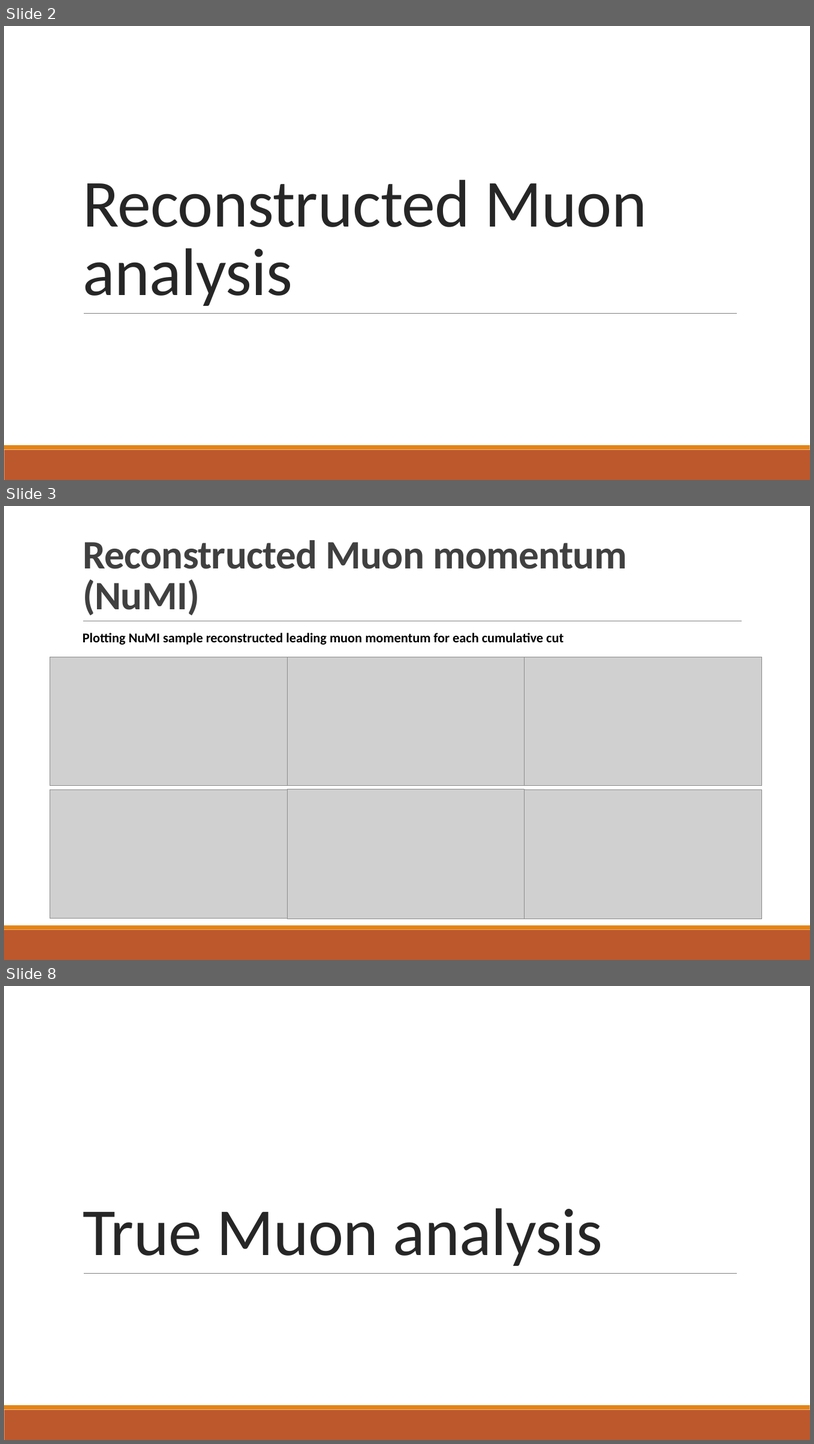
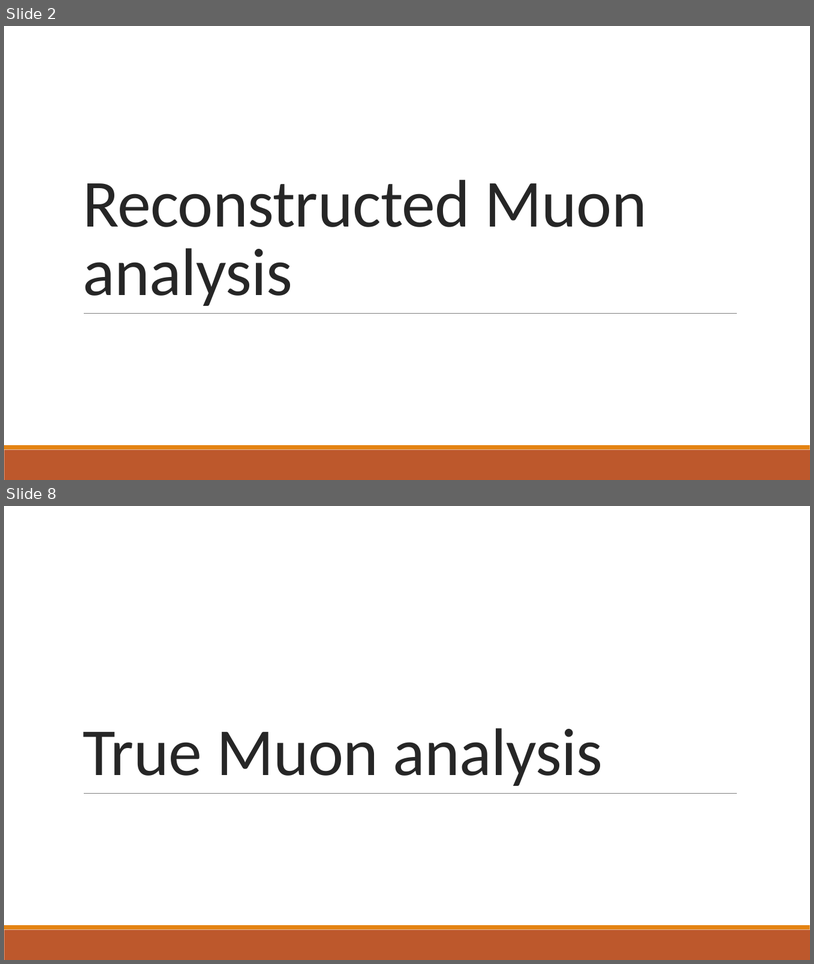
Before and after one commit to jordongalaxy-max/FYP_PYTHON_REAL, a slide deck: Update_Slides/FYP_Weekly_Update_Slides_Muon_Analysis.pptx. Shown one above the other, each under a label of ours: slides 2, 3 and 8 before the commit, slides 2 and 8 after it; the slides between them are not shown. The pictures are 814x1444 and 814x964 pixels, drawn with LibreOffice and Linux fonts; fonts in the diff are those of the drawing; grey boxes stand for pictures. Boxes give left, top, right and bottom in pixels: in the first picture for what was removed or moved away, otherwise in the second. Text is boxed around its words. In the diff, an @@ line names an element or a change of style, - is before the commit and + after.

```diff
--- a/Update_Slides/FYP_Weekly_Update_Slides_Muon_Analysis.pptx
+++ b/Update_Slides/FYP_Weekly_Update_Slides_Muon_Analysis.pptx
@@ slide 3 removed at (4, 506, 810, 960), background #FFFFFF; not listed: 2 template elements that a slide beside it also shows @@
@@ title removed at (83, 540, 627, 615) @@
-Reconstructed Muon momentum (NuMI)
@@ line removed from (83, 621) to (743, 621) @@
@@ text removed at (83, 633, 564, 645) @@
-Plotting NuMI sample reconstructed leading muon momentum for each cumulative cut
@@ picture removed at (50, 657, 287, 786) @@
@@ picture removed at (287, 657, 524, 786) @@
@@ picture removed at (525, 657, 762, 786) @@
@@ picture removed at (50, 790, 287, 918) @@
@@ picture removed at (287, 789, 524, 919) @@
@@ picture removed at (525, 790, 762, 919) @@
```
Also in this commit, not shown: 2 slides changed, 7 slides added, 5 other slides removed, 4 other files.
